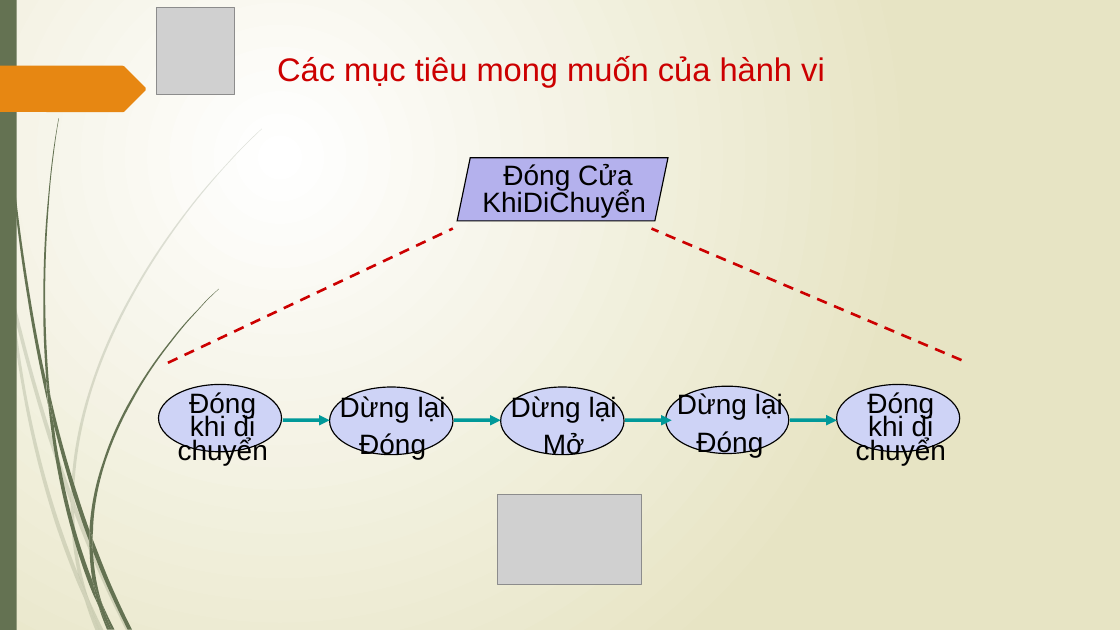
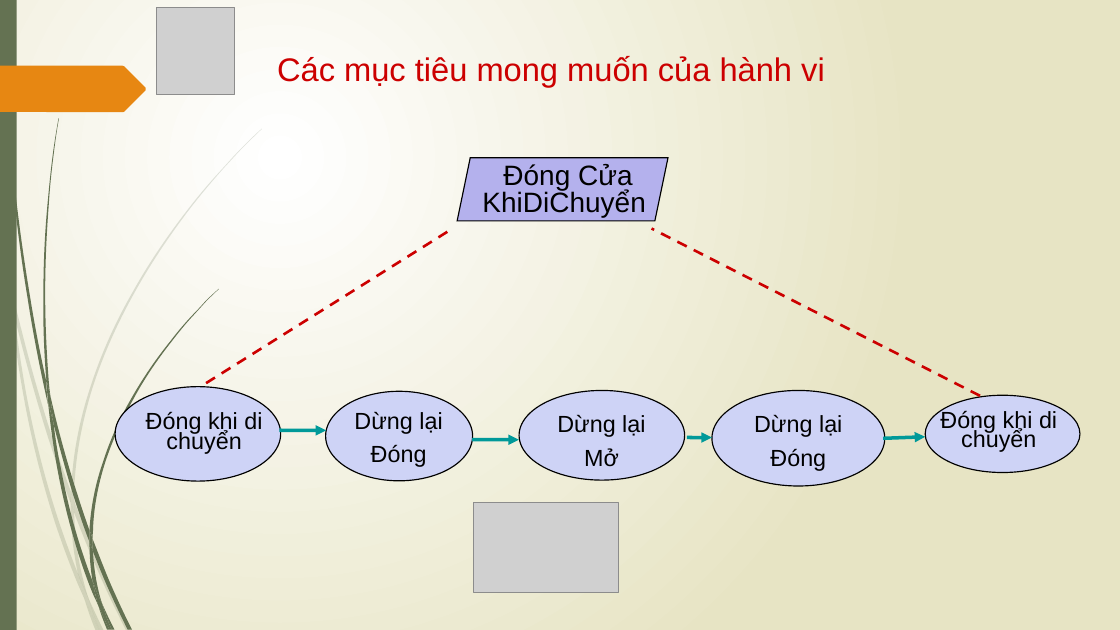
Before and after one commit to vutuanhai237/CourseMaterials, a slide deck: slide 14 of SE357-Requirement engineering/Slides/Lý thuyết/Bài 7.pptx (slide 13 before the commit). Drawn at 1120x630 pixels with LibreOffice and Linux fonts; fonts in the diff are those of the drawing; grey boxes stand for pictures. Boxes give left, top, right and bottom in pixels: in the first picture for what was removed or moved away, otherwise in the second. Text is boxed around its words. In the diff, an @@ line names an element or a change of style, - is before the commit and + after.

```diff
--- a/SE357-Requirement engineering/Slides/Lý thuyết/Bài 7.pptx
+++ b/SE357-Requirement engineering/Slides/Lý thuyết/Bài 7.pptx
@@ line moved from (169, 362) - (452, 229) to (208, 382) - (452, 229) @@
@@ line moved from (960, 360) - (653, 229) to (979, 396) - (653, 229) @@
@@ ellipse: place and size @@
-ellipse at box(159, 385, 282, 452)
+ellipse at box(115, 386, 281, 481)
@@ text "Đóng khi di chuyển": place and size @@
-text "Đóng khi di chuyển" at box(178, 391, 268, 465)
+text "Đóng khi di chuyển" at box(146, 411, 262, 454)
@@ text "Dừng lại": place and size @@
-text "Dừng lại" at box(340, 395, 446, 459)
+text "Dừng lại" at box(354, 411, 442, 467)
@@ ellipse: place and size @@
-ellipse at box(329, 387, 453, 455)
+ellipse at box(326, 392, 473, 481)
@@ ellipse: place and size @@
-ellipse at box(501, 387, 624, 455)
+ellipse at box(519, 391, 685, 481)
@@ text "Dừng lại": place and size @@
-text "Dừng lại" at box(511, 395, 617, 455)
+text "Dừng lại" at box(557, 414, 645, 467)
@@ size 24 to 20 pt in 5 elements at box(354, 411, 442, 467), box(557, 414, 645, 467), box(146, 411, 262, 454), box(940, 409, 1057, 452), box(754, 414, 842, 471) @@
@@ text "Dừng lại": place and size @@
-text "Dừng lại" at box(677, 393, 783, 457)
+text "Dừng lại" at box(754, 414, 842, 471)
@@ ellipse: place and size @@
-ellipse at box(666, 386, 790, 454)
+ellipse at box(712, 391, 886, 486)
@@ ellipse: place and size @@
-ellipse at box(837, 385, 960, 452)
+ellipse at box(925, 396, 1080, 473)
@@ text "Đóng khi di chuyển": place and size @@
-text "Đóng khi di chuyển" at box(856, 391, 946, 465)
+text "Đóng khi di chuyển" at box(940, 409, 1057, 452)
@@ arrow moved from (285, 420) - (329, 420) to (281, 430) - (326, 430) @@
@@ arrow moved from (455, 420) - (501, 420) to (474, 439) - (519, 440) @@
@@ arrow moved from (627, 420) - (672, 420) to (689, 438) - (712, 438) @@
@@ arrow moved from (792, 420) - (837, 420) to (885, 439) - (925, 437) @@
@@ picture: place and size @@
-picture at box(497, 495, 642, 585)
+picture at box(474, 502, 618, 592)
```
Also in this commit, not shown: 8 other slides changed, 10 slides added, 1 slide removed, 19 other files.
